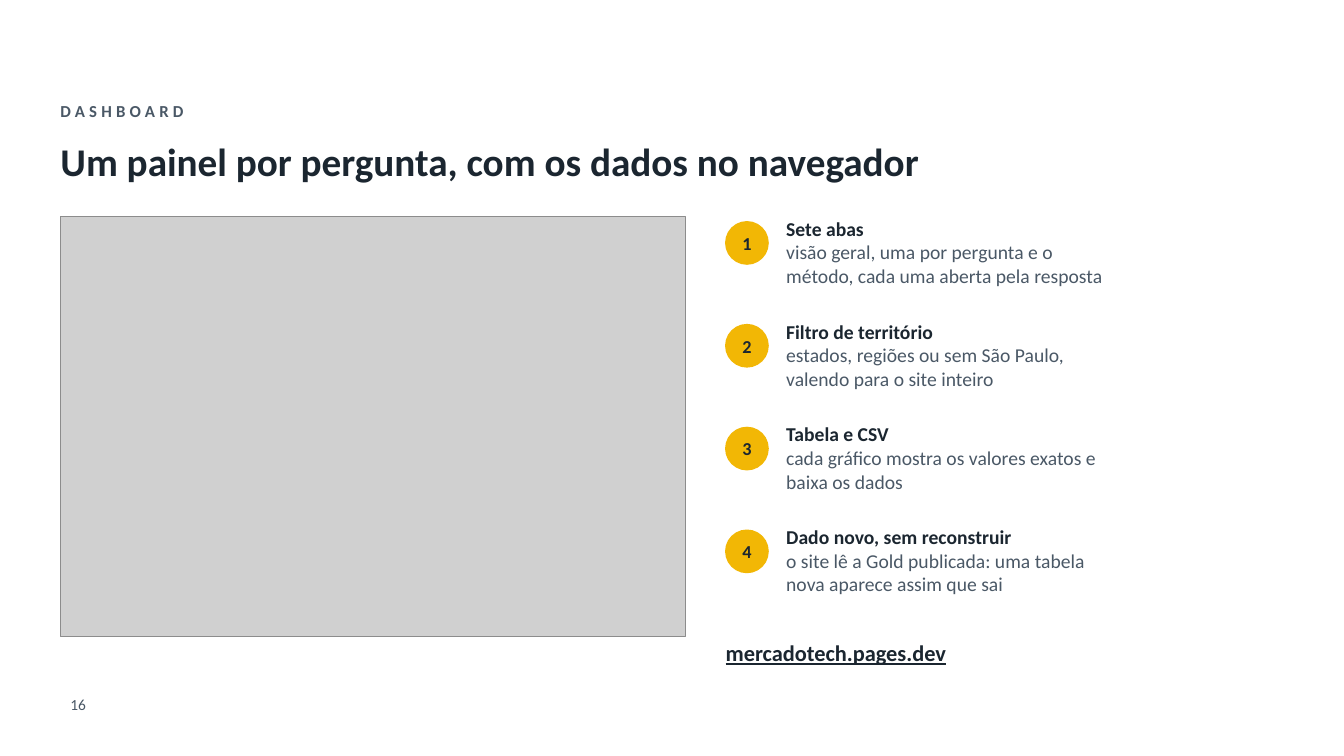
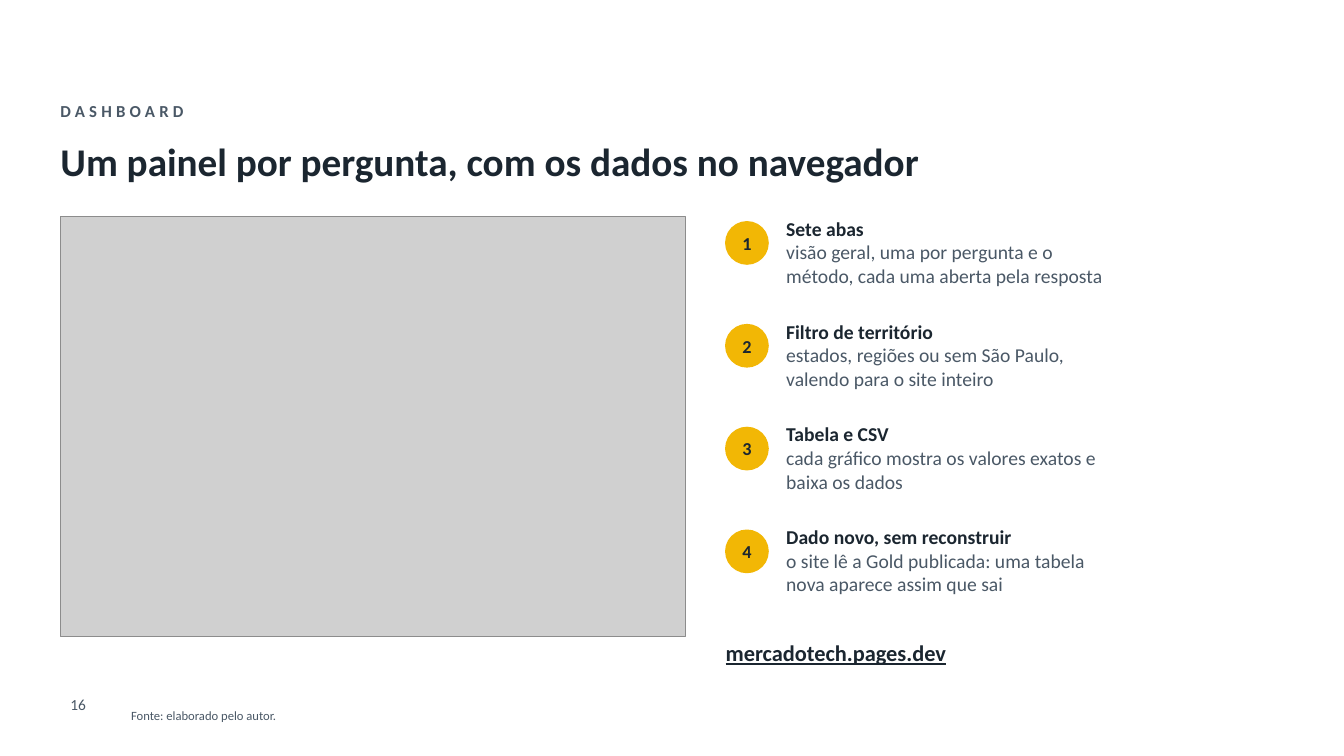
Before and after one commit to GianSE/mercadotech, a slide deck: slide 16 of apresentacao/apresentacao-tcc2.pptx. Drawn at 1344x756 pixels with LibreOffice and Linux fonts; fonts in the diff are those of the drawing; grey boxes stand for pictures; background and template pictures are left out. Boxes give left, top, right and bottom in pixels: in the first picture for what was removed or moved away, otherwise in the second. Text is boxed around its words. In the diff, an @@ line names an element or a change of style, - is before the commit and + after.

Commit message:
apresentacao: ABNT nos slides (fontes, citações e referências), falas mais naturais e mercadobrasil

```diff
--- a/apresentacao/apresentacao-tcc2.pptx
+++ b/apresentacao/apresentacao-tcc2.pptx
@@ text added at (131,711,276,722), 9 pt, text #4A5866 @@
+Fonte: elaborado pelo autor.
```
Also in this commit, not shown: 14 other slides changed, 1 slide added, 3 other files.
